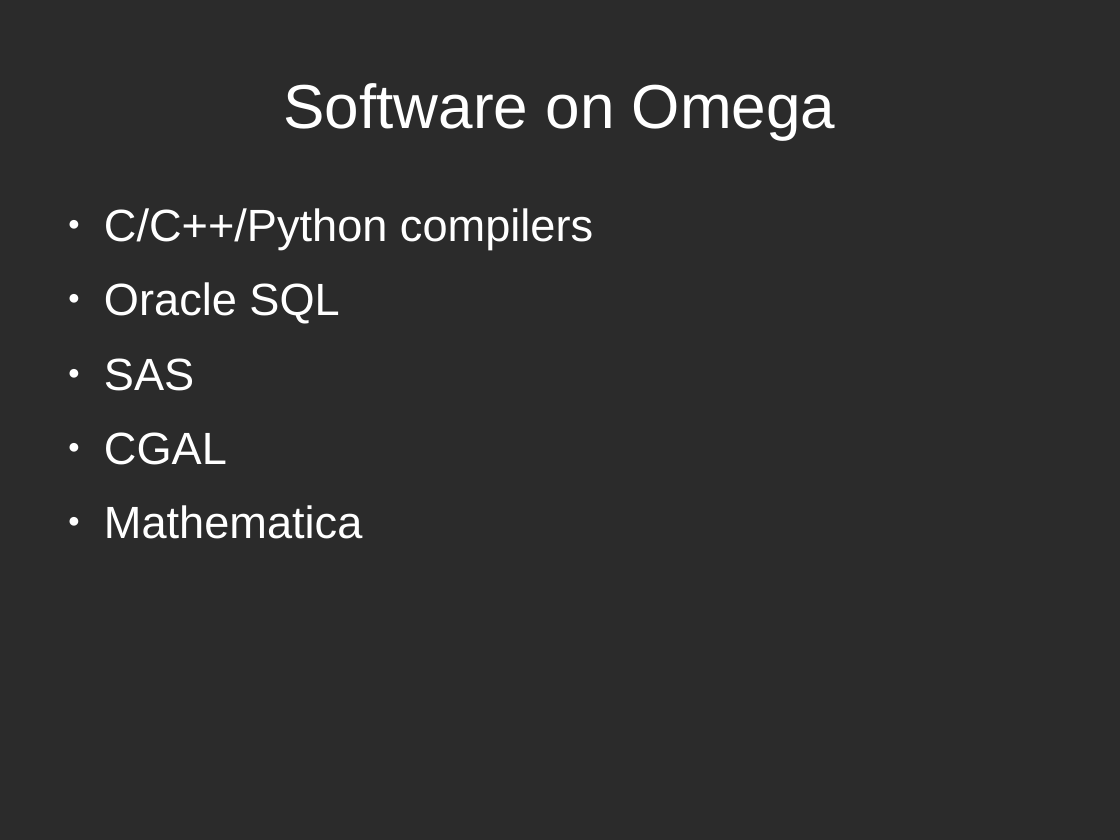
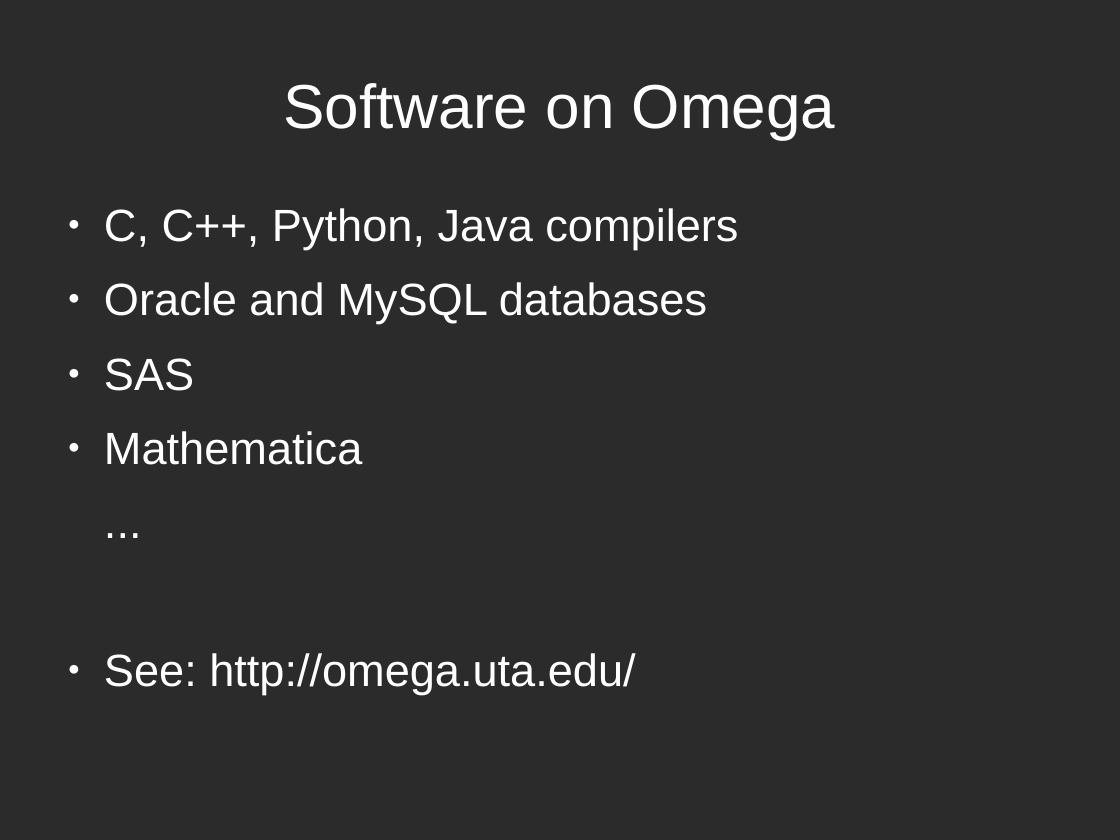
Before and after one commit to LUGatUTA/Presentations-Public, a slide deck: slide 10 of omega_server/uta_omega.odp (slide 9 before the commit). Drawn at 1120x840 pixels with LibreOffice and Linux fonts; fonts in the diff are those of the drawing; background and template pictures are left out; a plain dark background stands for a picture behind light text. Boxes give left, top, right and bottom in pixels: in the first picture for what was removed or moved away, otherwise in the second. Text is boxed around its words. In the diff, an @@ line names an element or a change of style, - is before the commit and + after.

```diff
--- a/omega_server/uta_omega.odp
+++ b/omega_server/uta_omega.odp
@@ text at box(104, 208, 738, 324): text changed @@
-● C/C++/Python compilers
-● Oracle SQL
+● C, C++, Python, Java compilers
+● Oracle and MySQL databases
@@ text at box(104, 432, 227, 465): paragraph removed @@
-● CGAL
@@ text at box(104, 653, 635, 695): paragraphs added @@
+...
+● See: http://omega.uta.edu/
```
Also in this commit, not shown: 13 other slides changed, 11 slides added, 9 slides removed, 1 other file.
